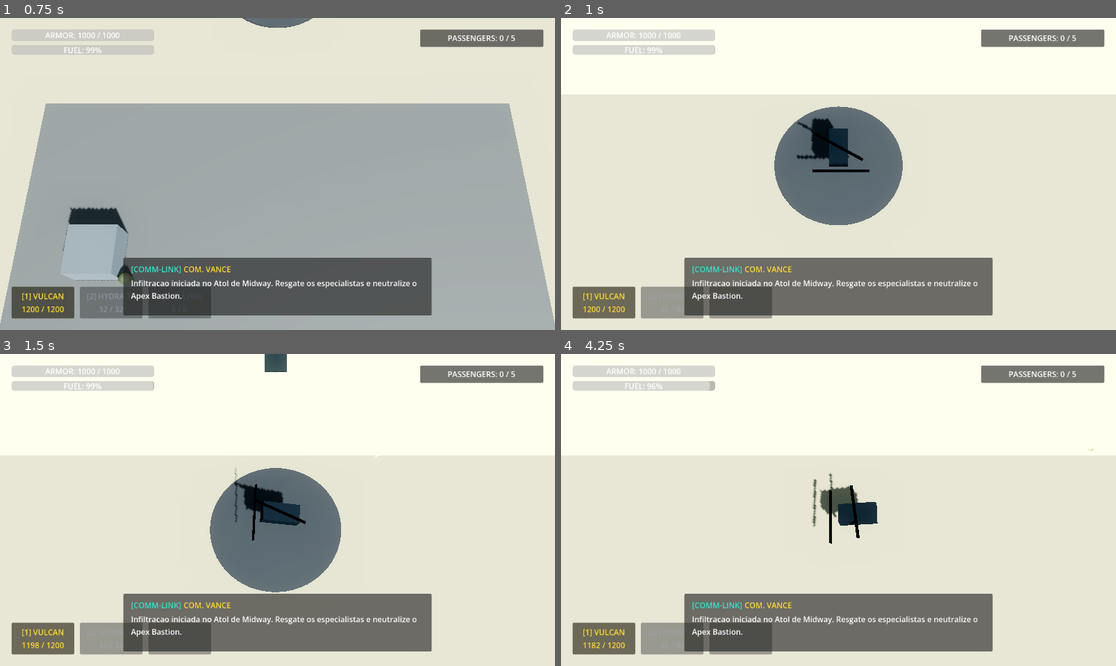
Above: before the commit, frames 1-4 (two rows, left to right).
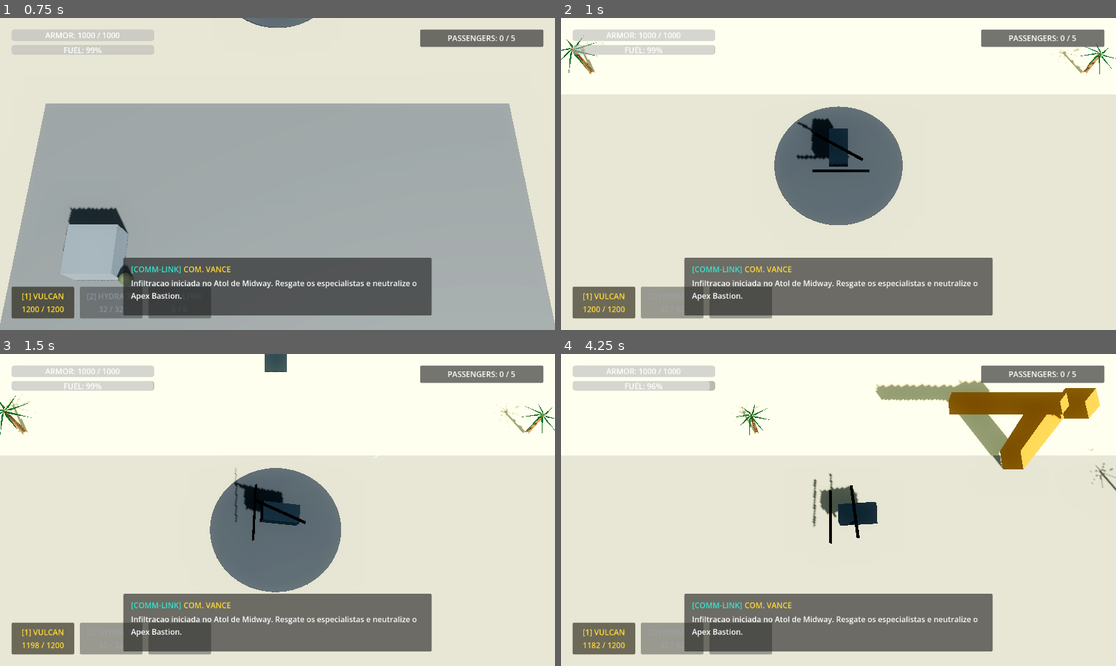
Above: after the commit, the same moments.

Repository: alexcamargos/BlackoutStrike
Game: Godot game, scene res://scenes/core/main.tscn
Same seed, same stepped clock (60 frames per second), same inputs: the game is played once before the commit and once after it.
Inputs (mouse positions are in pixels of both pictures, inside the frame that each line leads up to):
- Up to frame 1 (0.75 s): click "INICIAR INCURSAO" at 0.5 s
- Up to frame 2 (1 s): no input
- Up to frame 3 (1.5 s): tap Enter at 1.25 s; move the mouse to (399, 494) at 1.27 s; press the mouse at (399, 494) at 1.28 s; hold D (move_east) from 1.28 s (still down)
- Up to frame 4 (4.25 s): release D (move_east) at 2 s; release the mouse at (960, 494) at 2 s; drag from (727, 525) to (810, 572) at 2.02 s; move the mouse to (894, 441) at 2.77 s; hold D (move_east) 2.78-3.5 s; tap 1 (weapon_slot_1) at 2.85 s; drag from (810, 572) to (672, 463) at 3.52 s

Frame 1 is identical in both runs. In frame 2, 0.4% of the frame differs, in the area x 0-100%, y 5-19%; in frame 3, 0.4%; in frame 4, 5.0%, in the area x 30-100%, y 8-44%.

Commit message:
feat(mission): instanciar decoracao em lote na missao 1

Diff:
--- a/scenes/core/mission_01_midway.tscn
+++ b/scenes/core/mission_01_midway.tscn
@@ -14,6 +14,7 @@
 [ext_resource type="Texture2D" uid="uid://ocean_wave_normal_1_res" path="res://assets/textures/water/ocean_wave_normal_1.tres" id="12_norm1"]
 [ext_resource type="Texture2D" uid="uid://ocean_wave_normal_2_res" path="res://assets/textures/water/ocean_wave_normal_2.tres" id="13_norm2"]
 [ext_resource type="PackedScene" uid="uid://island_terrain_midway_scene_01" path="res://scenes/environment/island_terrain_midway.tscn" id="14_terrain"]
+[ext_resource type="PackedScene" uid="uid://island_props_scene_01" path="res://scenes/environment/island_props.tscn" id="15_props"]
 
 [sub_resource type="ShaderMaterial" id="ShaderMaterial_ocean"]
 render_priority = 0
@@ -53,6 +54,8 @@
 mesh = SubResource("PlaneMesh_ocean")
 
 [node name="IslandTerrain" parent="." instance=ExtResource("14_terrain")]
+
+[node name="IslandProps" parent="." instance=ExtResource("15_props")]
 
 [node name="SpawnDirector" type="Node3D" parent="." node_paths=PackedStringArray("enemies_container", "shelters_container", "crates_container")]
 script = ExtResource("3_director")
Not shown: 1 places in scenes/core/mission_01_midway.tscn that only renumber resources
